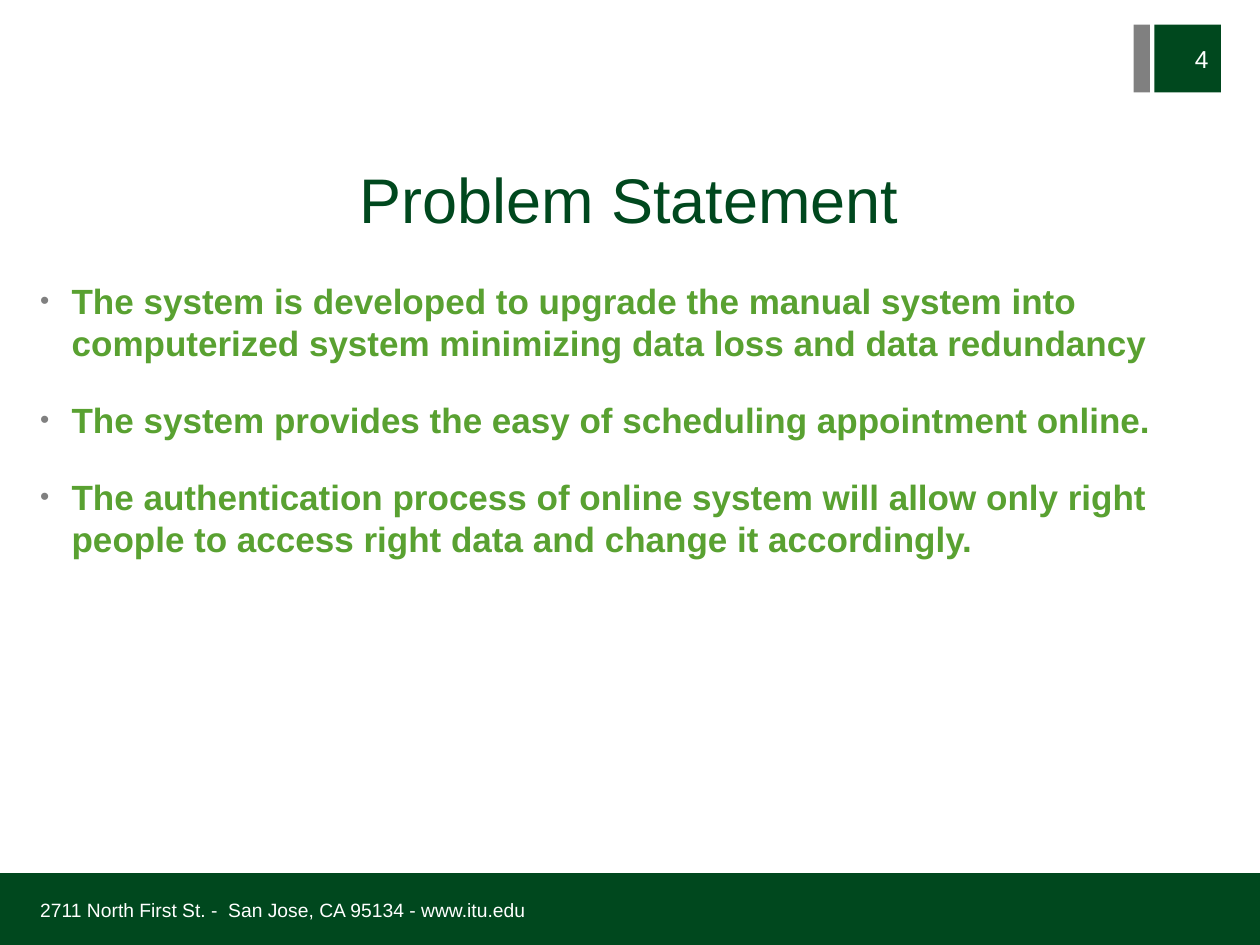
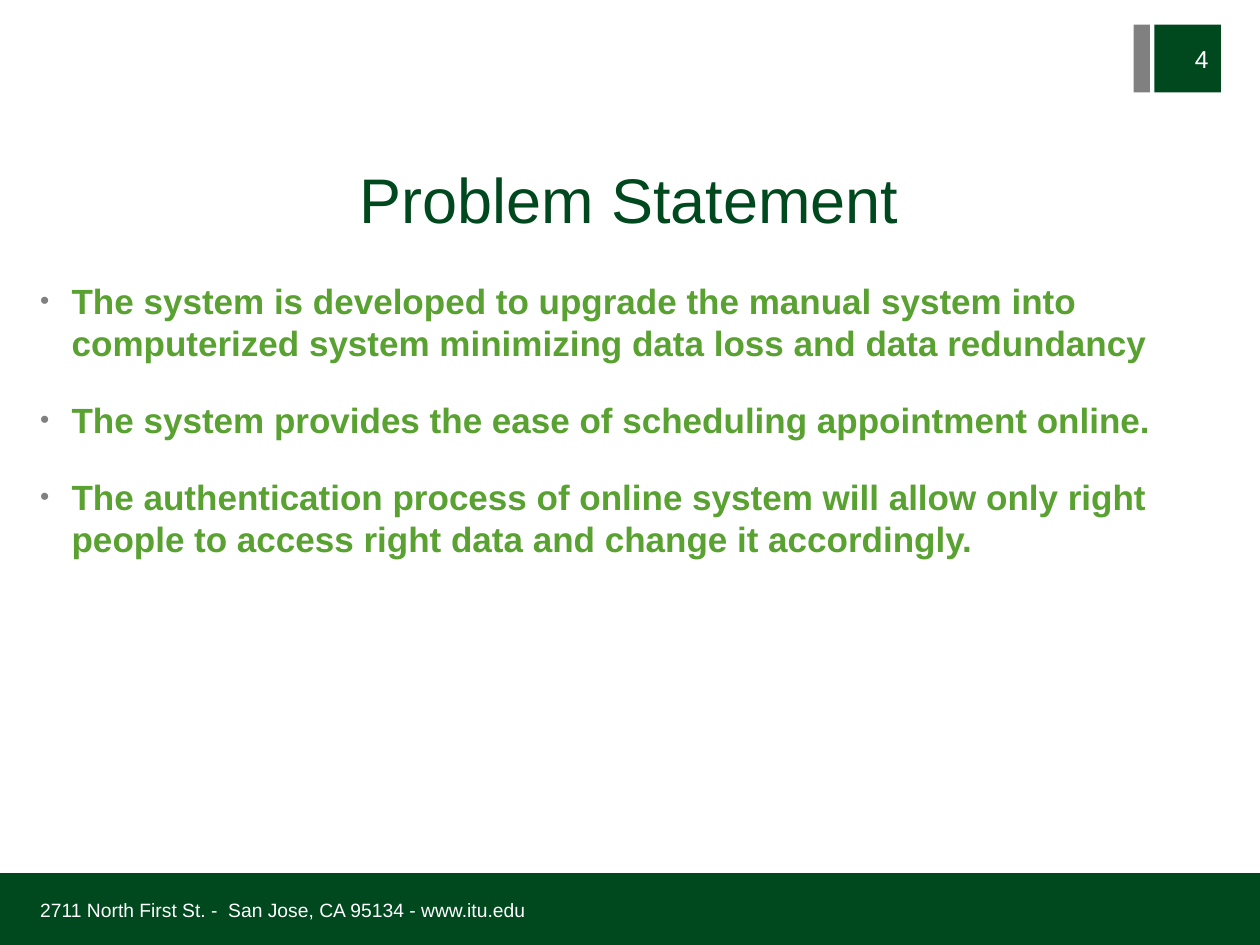
Before and after one commit to joshisange89/EAppointment, a slide deck: slide 4 of Documentation/Demo/Demo Presentation/E-Appointment_Demo.ppt. Drawn at 1260x945 pixels with LibreOffice and Linux fonts; fonts in the diff are those of the drawing; background and template pictures are left out. Boxes give left, top, right and bottom in pixels: in the first picture for what was removed or moved away, otherwise in the second. Text is boxed around its words. In the diff, an @@ line names an element or a change of style, - is before the commit and + after.

```diff
--- a/Documentation/Demo/Demo Presentation/E-Appointment_Demo.ppt
+++ b/Documentation/Demo/Demo Presentation/E-Appointment_Demo.ppt
@@ text at [72, 407, 1150, 440]: text changed @@
-• The system provides the easy of scheduling appointment online.
+• The system provides the ease of scheduling appointment online.
```
Also in this commit, not shown: 4 other slides changed, 7 slides added, 1 slide removed, 29 other files.
